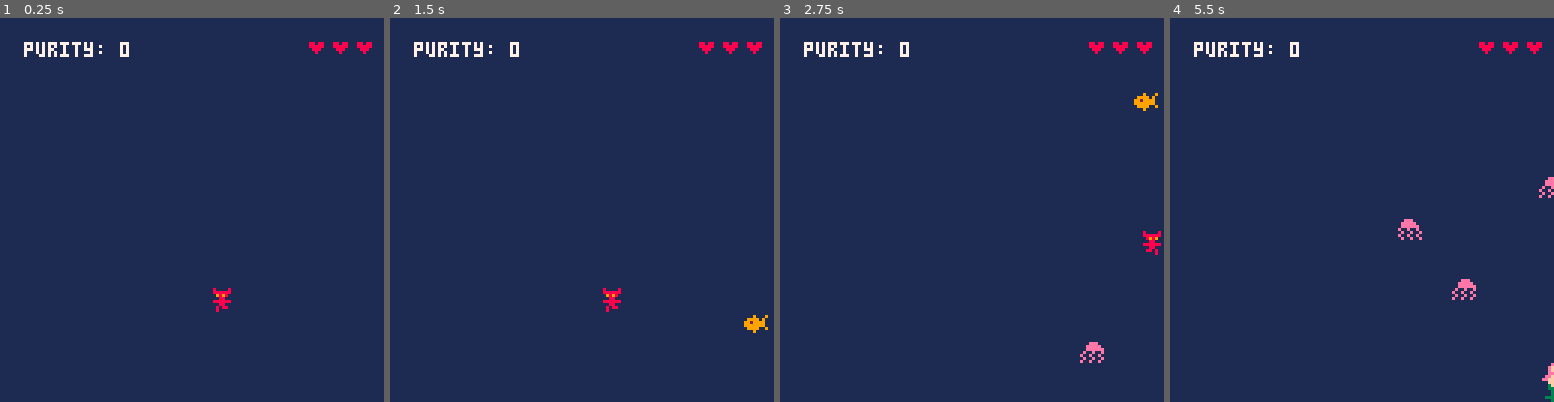
Above: before the commit, frames 1-4 (left to right).
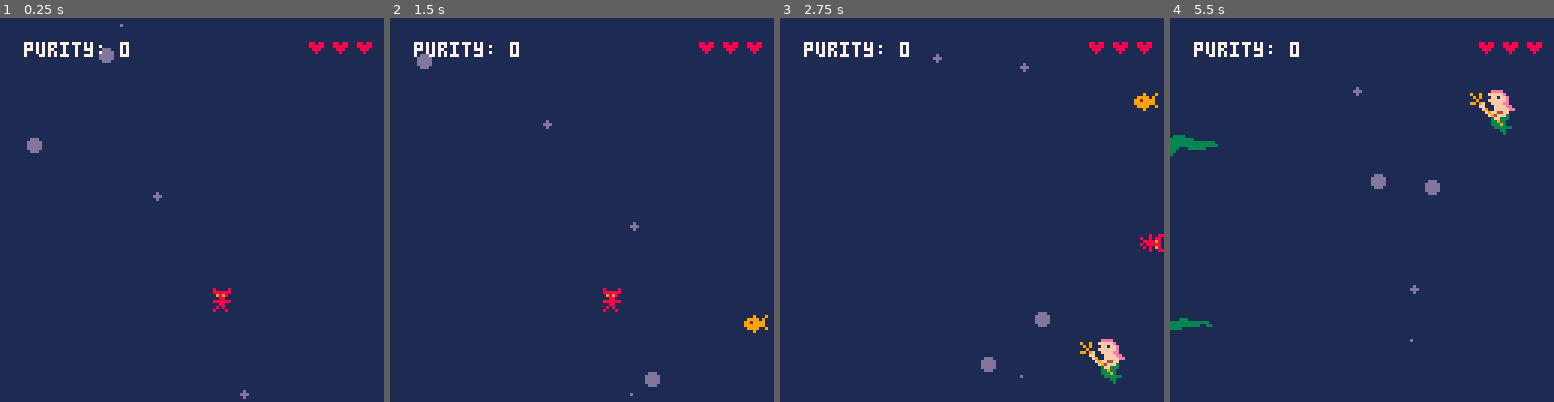
Above: after the commit, the same moments.

Repository: MCSDWVL/picopcp
Game: PICO-8 cartridge helloworld.p8
Two runs of this game, one before a commit and one after it. Both use one fixed random seed, a clock stepped at 60 frames per second and the inputs below.
Inputs:
- Up to frame 1 (0.25 s): no input
- Up to frame 2 (1.5 s): no input
- Up to frame 3 (2.75 s): hold Right 1.6-2.1 s; hold Up 2.15-2.42 s; hold Right from 2.47 s (still down)
- Up to frame 4 (5.5 s): release Right at 3.03 s; hold Left 3.08-3.58 s; hold Down 3.63-3.97 s; hold Right 4.02-4.68 s; hold Up 4.73-5.03 s; hold Left from 5.08 s (still down)

The runs differ from the first frame. In frame 1, 0.3% of the frame differs, in the area x 7-65%, y 1-100%; in frame 2, 0.3%; in frame 3, 1.2%; in frame 4, 2.0%, in the area x 0-100%, y 17-100%.

Commit message:
seaweed and bubbles

Diff:
--- a/helloworld.p8
+++ b/helloworld.p8
@@ -227,6 +227,34 @@
     is_innocent=true,
     purity = 100,
  },
+ seaweed = {
+    spr_w=2,
+    spr_h=1,
+    damping=1,
+    dx=0,
+    dy=-2,
+    frametime=3,
+    w=5,
+    h=5,
+    nocollide=true,
+    init = function(a)
+      -- pick between the two seaweed sprites
+      if rnd(1) < .5 then
+        a.frames = {104,106}
+      else
+        a.frames = {120,122}
+      end
+
+      -- pick randomly between left and right side of the screen
+      if rnd(1) < .5 then
+        a.x = 0
+        a.facing_right = false -- seaweed sprite is backwards
+      else
+        a.x = 127 - 15
+        a.facing_right = true -- seaweed sprite is backwards
+      end
+    end
+ },
  shark = {
    spr_w=1,
    spr_h=1,
@@ -319,11 +347,13 @@
     rectfill(50,0,77,127,6)
     rect(23,-1,105,128,12)
    end,
-   init = function() end,
+   init = function()
+     pl.frames = {0,1}
+   end,
    update = function() end,
    spawns = {
-    actor_prefabs.cherub
-    }
+     actor_prefabs.cherub
+   }
   },
   space = {
     spawns = {
@@ -335,6 +365,8 @@
       actor_prefabs.star,
     },
     init = function()
+      pl.swimming = true
+      pl.frames = {4,5}
      stars={}
     	while #stars < 50 do
     		add(stars, {
@@ -370,15 +402,40 @@
       actor_prefabs.shark,
       actor_prefabs.fish,
       actor_prefabs.mermaid,
+      actor_prefabs.seaweed,
     },
     init = function()
       pl.swimming = true
-    end,
-    update = function() end,
-    draw_bg=function()
-     rectfill(0,0,127,127,1)
-    end,
-  }
+      pl.frames = {4,5}
+      bubbles={}
+      -- bubbles
+      while #bubbles < 5 do
+        add(bubbles, {
+          x=flr(rnd(127)),
+          y=flr(rnd(127)),
+          v=rnd(2),
+          radius=rnd(3),
+        })
+      end
+    end,
+    update = function(self)
+      foreach(bubbles,self.update_bubble)
+    end,
+    draw_bg = function(self)
+      rectfill(0,0,127,127,1)
+      foreach(bubbles, self.draw_bubble)
+    end,
+    draw_bubble = function(bubble)
+      circfill(bubble.x, bubble.y, bubble.radius, 13)
+    end,
+    update_bubble = function(bubble)
+      bubble.y-=bubble.v
+      if bubble.y < 0 then
+        bubble.y=128
+        bubble.x=flr(rnd(127))
+      end
+    end,
+  },
 }
 
 current_level = levels.ocean
@@ -427,7 +484,7 @@
 
 function collide()
  for a in all(actors) do
-  if (a ~= pl) then
+  if (a ~= pl) and not a.nocollide then
   	if not ((pl.x+pl.w < a.x) or
   	   (a.x+a.w < pl.x) or
   	   (pl.y+pl.h < a.y) or
@@ -456,6 +513,14 @@
   end
   if (btn(2)) then accel.dy-=1 end
   if (btn(3)) then accel.dy+=1 end
+
+  if pl.swimming then
+    if btn(2) or btn(3) then
+      pl.frames = {4,5}
+    elseif btn(0) or btn(1) then
+      pl.frames = {2,3}
+    end
+  end
 
   -- normalize the acceleration to the intended move speed
   accel_mag = sqrt(accel.dx*accel.dx + accel.dy*accel.dy)
